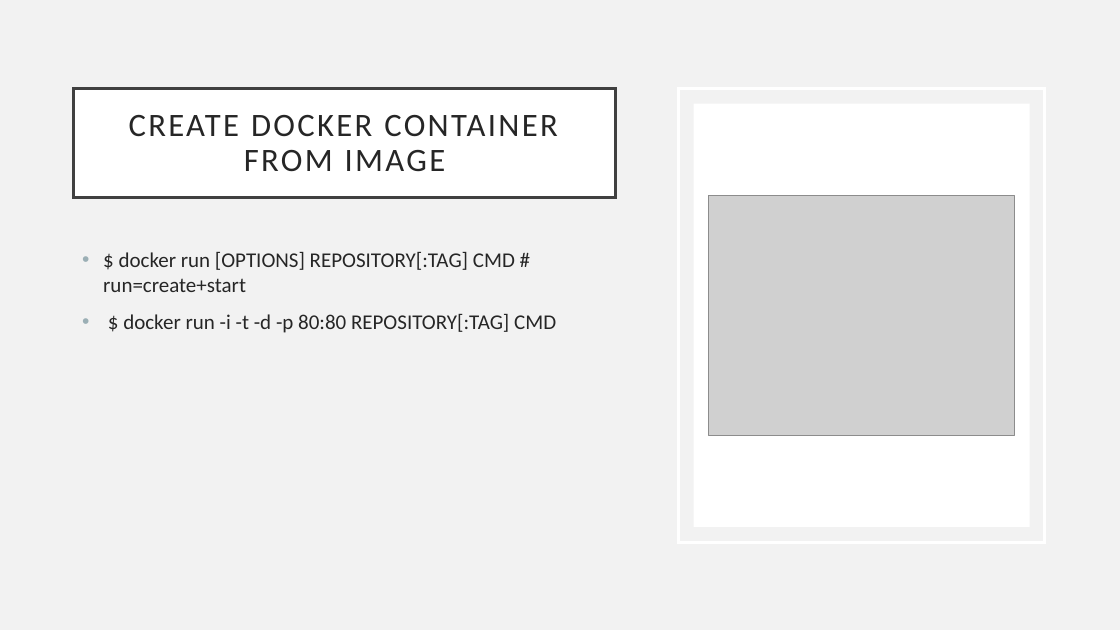
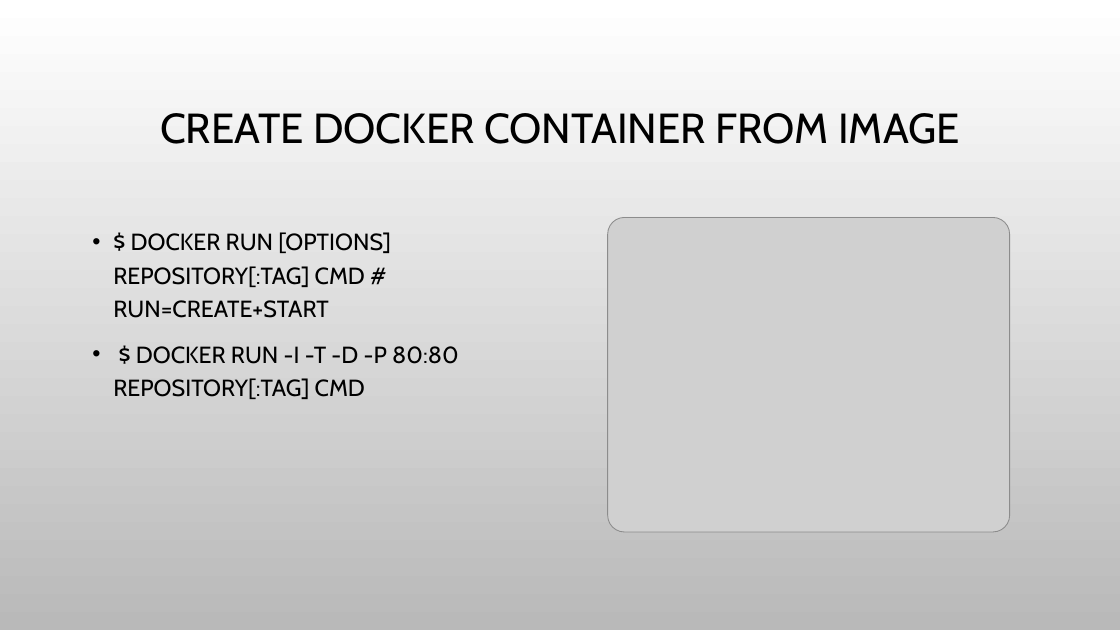
Before and after one commit to marilynwaldman/course, a slide deck: slide 16 of Learning Environment/Virtual Environment/01-VMandDocker.pptx. Drawn at 1120x630 pixels with LibreOffice and Linux fonts; fonts in the diff are those of the drawing; grey boxes stand for pictures; background and template pictures are left out. Boxes give left, top, right and bottom in pixels: in the first picture for what was removed or moved away, otherwise in the second. Text is boxed around its words. In the diff, an @@ line names an element or a change of style, - is before the commit and + after.

```diff
--- a/Learning Environment/Virtual Environment/01-VMandDocker.pptx
+++ b/Learning Environment/Virtual Environment/01-VMandDocker.pptx
@@ background #F2F2F2 to picture (left out) @@
@@ title "CREATE DOCKER CONTAINER FROM IMAGE": place and size @@
-title "CREATE DOCKER CONTAINER FROM IMAGE" at <box>74,88,616,197</box>
+title "CREATE DOCKER CONTAINER FROM IMAGE" at <box>160,113,960,144</box>
@@ title "CREATE DOCKER CONTAINER FROM IMAGE" at <box>160,113,960,144</box>: size 28 to 36 pt, font Calibri to Cabin, text colour #262626 to #000000, letter spacing 2 to 0 pt; fill #FFFFFF to none; outline #404040 2.5 pt to none @@
@@ rectangle removed at <box>679,88,1045,542</box> @@
@@ rectangle removed at <box>694,103,1030,527</box> @@
@@ text at <box>113,232,459,399</box>: text changed; size 18 to 20 pt; font Calibri to Cabin; text colour #262626 to #000000 @@
-• $ docker run [OPTIONS] REPOSITORY[:TAG] CMD # run=create+start
-• $ docker run -i -t -d -p 80:80 REPOSITORY[:TAG] CMD
+• $ DOCKER RUN [OPTIONS] REPOSITORY[:TAG] CMD # RUN=CREATE+START
+• $ DOCKER RUN -I -T -D -P 80:80 REPOSITORY[:TAG] CMD
@@ picture: place and size @@
-picture at <box>709,196,1015,435</box>
+picture at <box>607,218,1010,532</box>
```
Also in this commit, not shown: 14 other slides changed, 2 slides added, 2 slides removed, 1 other file.
